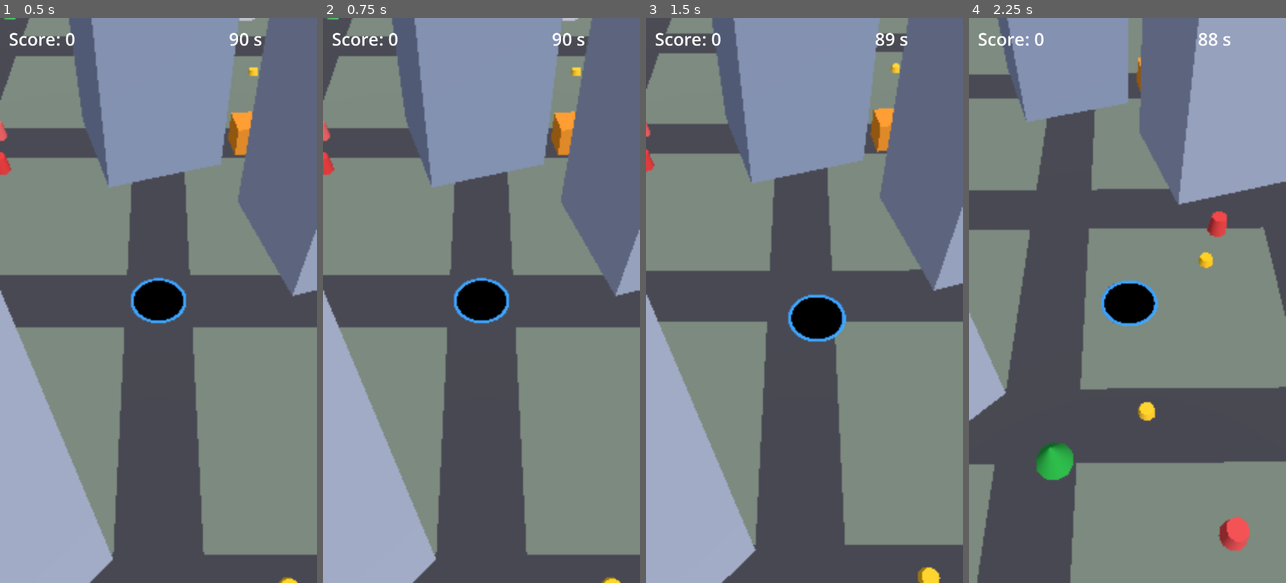
Above: before the commit, frames 1-4 (left to right).
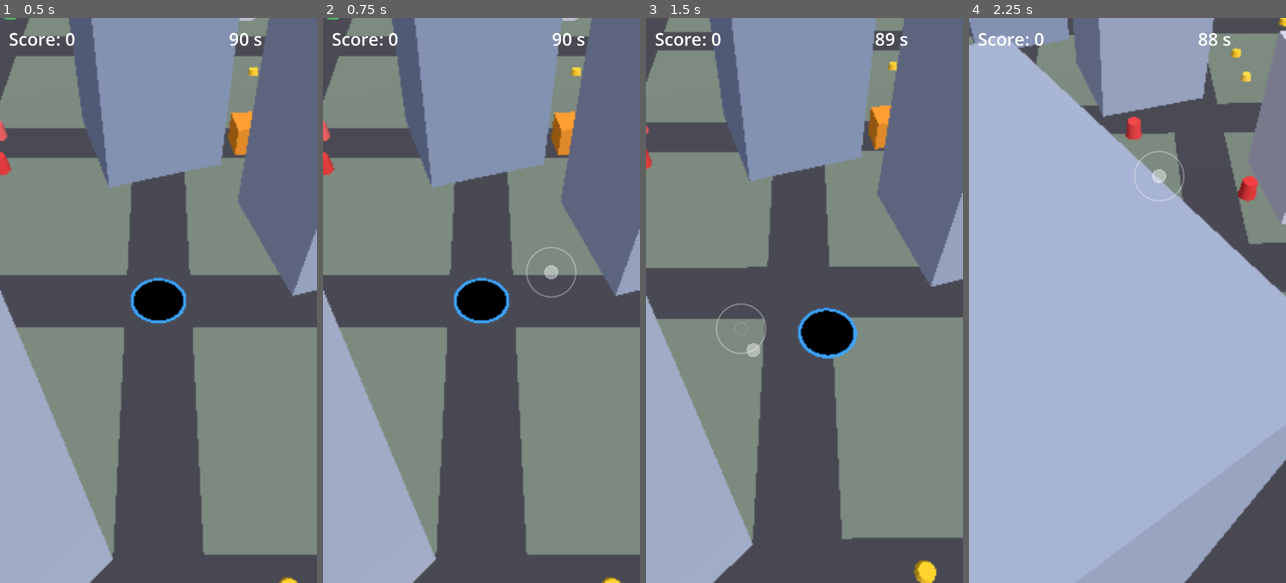
Above: after the commit, the same moments.

Repository: jp196400/hole-arcade
Game: Godot game, scene res://main.tscn
Same seed, same stepped clock (60 frames per second), same inputs: the game is played once before the commit and once after it.
Inputs (mouse positions are in pixels of both pictures, inside the frame that each line leads up to):
- Up to frame 1 (0.5 s): no input
- Up to frame 2 (0.75 s): tap Enter at 0.5 s; move the mouse to (551, 272) at 0.52 s; click (551, 272) at 0.67 s
- Up to frame 3 (1.5 s): tap Space at 1.25 s; drag from (741, 328) to (788, 413) at 1.27 s
- Up to frame 4 (2.25 s): move the mouse to (1159, 176) at 2.02 s; click (1159, 176) at 2.17 s

Frame 1 is identical in both runs. In frame 2, 0.2% of the frame differs, in the area x 64-80%, y 40-50%; in frame 3, 6.3%; in frame 4, 94%, in the area x 0-100%, y 0-100%.

Commit message:
Steer the hole with a floating joystick.
Hold to keep moving in the stick direction at up to 36 units per second, and ease to a stop when the finger lifts.

Co-authored-by: jp196400 <jp196400@users.noreply.github.com>

Diff:
--- a/main.gd
+++ b/main.gd
@@ -3,12 +3,17 @@
 
 const ROUND_TIME := 90.0
 const CITY_HALF := 40.0
-const DRAG_SENSITIVITY := 0.027  # world units per screen pixel; 45% of the previous 0.06
-const MAX_SPEED := 36.0  # world units per second; half of the previous 72
-const FOLLOW_RATE := 18.0  # exponential catch-up toward the finger; unchanged
+const MAX_SPEED := 36.0  # world units per second at full stick; ?speed= multiplies this
+const JOY_DEADZONE := 14.0  # pixels; no movement inside this
+const JOY_FULL_RADIUS := 56.0  # pixels; full speed at and beyond this
+const FOLLOW_RATE := 18.0  # ease to a stop after the finger lifts
 
 var hole_pos := Vector3.ZERO
-var drag_target := Vector3.ZERO
+var velocity := Vector3.ZERO
+var joy_held := false
+var joy_anchor := Vector2.ZERO
+var joy_finger := Vector2.ZERO
+var joy_id := 0
 var hole_radius := 1.0
 var score := 0
 var time_left := ROUND_TIME
@@ -30,7 +35,8 @@
 var over_lbl: Label
 var debug_lbl: Label
 var debug_on := false
-var speed_scale := 1.0  # ?speed=0.5 multiplies sensitivity and the cap
+var speed_scale := 1.0  # ?speed=0.5 multiplies MAX_SPEED
+var joy_ui: Control
 var lit_mat: StandardMaterial3D
 var shown_score := -1
 var shown_sec := -1
@@ -288,33 +294,77 @@
 	debug_lbl.mouse_filter = Control.MOUSE_FILTER_IGNORE
 	debug_lbl.visible = debug_on
 	ui.add_child(debug_lbl)
+	joy_ui = Control.new()
+	joy_ui.set_anchors_preset(Control.PRESET_FULL_RECT)
+	joy_ui.mouse_filter = Control.MOUSE_FILTER_IGNORE
+	joy_ui.draw.connect(_draw_joystick)
+	ui.add_child(joy_ui)
 
 func _input(event: InputEvent) -> void:
-	if event is InputEventScreenDrag and playing:
-		# Relative drag moves the target. The hole eases toward it in _process.
-		var d: Vector2 = event.relative * DRAG_SENSITIVITY * speed_scale * (0.8 + hole_radius * 0.2)
-		drag_target += Vector3(d.x, 0, d.y)
-		drag_target.x = clampf(drag_target.x, -CITY_HALF, CITY_HALF)
-		drag_target.z = clampf(drag_target.z, -CITY_HALF, CITY_HALF)
-	elif event is InputEventScreenTouch and event.pressed and not playing:
+	if event is InputEventScreenTouch and event.pressed and not playing:
 		get_tree().reload_current_scene()
+		return
+	if not playing:
+		return
+	if event is InputEventScreenTouch:
+		if event.pressed:
+			joy_held = true
+			joy_id = event.index
+			joy_anchor = event.position
+			joy_finger = event.position
+		elif event.index == joy_id:
+			joy_held = false
+		_refresh_joystick()
+	elif event is InputEventScreenDrag and joy_held and event.index == joy_id:
+		joy_finger = event.position
+		_refresh_joystick()
+
+func _screen_vector_to_world(screen: Vector2) -> Vector3:
+	# Screen +x is right, +y is down. Map through the camera so "up" on
+	# the phone is away from the camera on the ground.
+	var basis := cam.global_transform.basis
+	var right := Vector3(basis.x.x, 0.0, basis.x.z)
+	var forward := Vector3(-basis.z.x, 0.0, -basis.z.z)
+	right = right.normalized() if right.length_squared() > 0.0001 else Vector3.RIGHT
+	forward = forward.normalized() if forward.length_squared() > 0.0001 else Vector3(0, 0, -1)
+	return right * screen.x - forward * screen.y
+
+func _stick_velocity() -> Vector3:
+	var offset := joy_finger - joy_anchor
+	var mag := offset.length()
+	if mag <= JOY_DEADZONE:
+		return Vector3.ZERO
+	var span := maxf(JOY_FULL_RADIUS - JOY_DEADZONE, 0.001)
+	var power := clampf((mag - JOY_DEADZONE) / span, 0.0, 1.0)
+	var dir := _screen_vector_to_world(offset / mag)
+	if dir.length_squared() < 0.0001:
+		return Vector3.ZERO
+	return dir.normalized() * MAX_SPEED * speed_scale * power
 
 func _move_hole(delta: float) -> void:
-	var to := drag_target - hole_pos
-	var dist := to.length()
-	if dist < 0.0001:
-		return
-	var alpha := 1.0 - exp(-FOLLOW_RATE * delta)
-	var step := to * alpha
-	var max_step := MAX_SPEED * speed_scale * (0.8 + hole_radius * 0.2) * delta
-	if step.length() > max_step:
-		step = to.normalized() * max_step
-	# Never step past the target (large delta would otherwise overshoot the cap math).
-	if step.length() > dist:
-		step = to
-	hole_pos += step
+	if joy_held:
+		velocity = _stick_velocity()
+	else:
+		var alpha := 1.0 - exp(-FOLLOW_RATE * delta)
+		velocity = velocity.lerp(Vector3.ZERO, alpha)
+		if velocity.length_squared() < 0.0001:
+			velocity = Vector3.ZERO
+	hole_pos += velocity * delta
 	hole_pos.x = clampf(hole_pos.x, -CITY_HALF, CITY_HALF)
 	hole_pos.z = clampf(hole_pos.z, -CITY_HALF, CITY_HALF)
+
+func _refresh_joystick() -> void:
+	if joy_ui:
+		joy_ui.queue_redraw()
+
+func _draw_joystick() -> void:
+	if not joy_held:
+		return
+	joy_ui.draw_arc(joy_anchor, JOY_FULL_RADIUS, 0.0, TAU, 40, Color(1, 1, 1, 0.28), 2.5, true)
+	joy_ui.draw_arc(joy_anchor, JOY_DEADZONE, 0.0, TAU, 24, Color(1, 1, 1, 0.12), 1.5, true)
+	var offset := joy_finger - joy_anchor
+	offset = offset.limit_length(JOY_FULL_RADIUS)
+	joy_ui.draw_circle(joy_anchor + offset, 16.0, Color(1, 1, 1, 0.42))
 
 func _smooth_camera(delta: float) -> void:
 	var want_h := 10.0 + hole_radius * 5.0
@@ -331,6 +381,8 @@
 		time_left -= delta
 		if time_left <= 0.0:
 			time_left = 0.0; playing = false
+			joy_held = false
+			_refresh_joystick()
 			over_lbl.text = "Time's up!\nScore: %d\n\nTap to play again" % score
 			over_panel.visible = true
 		_move_hole(delta)
Not shown, changed: README.md
